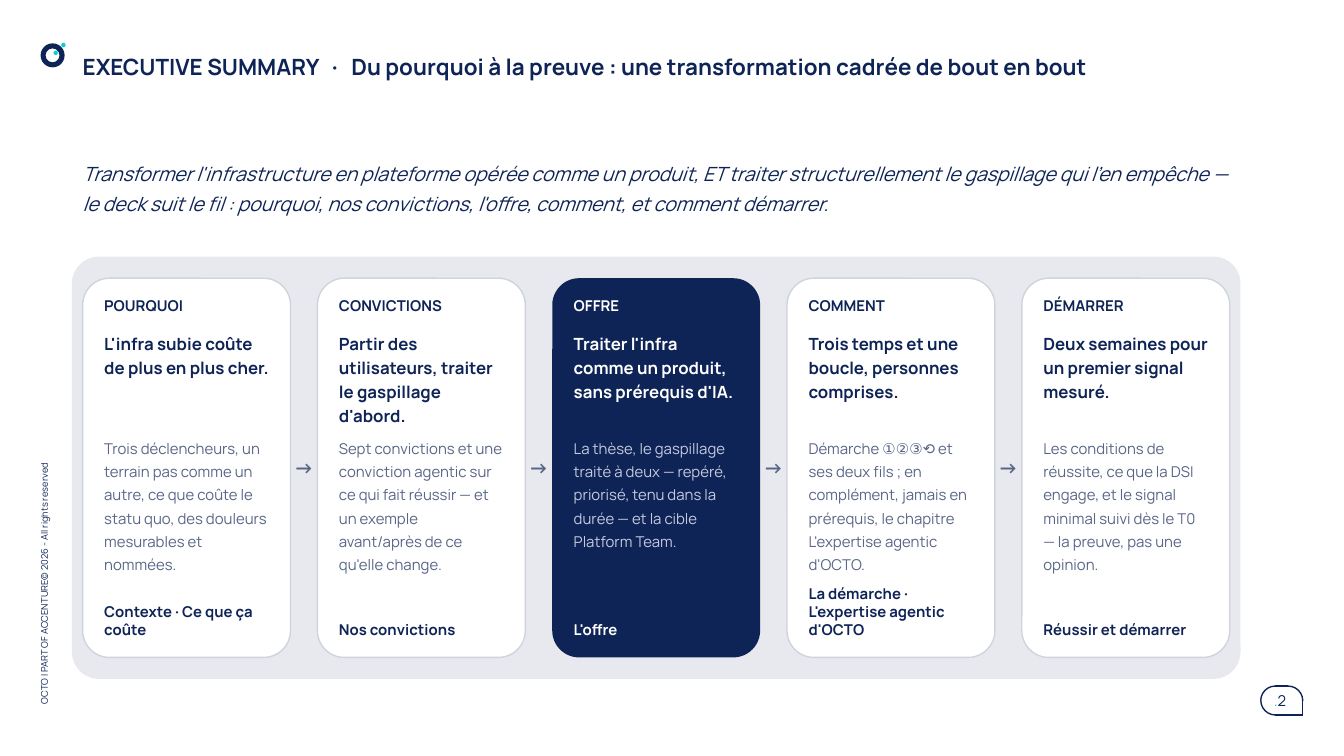
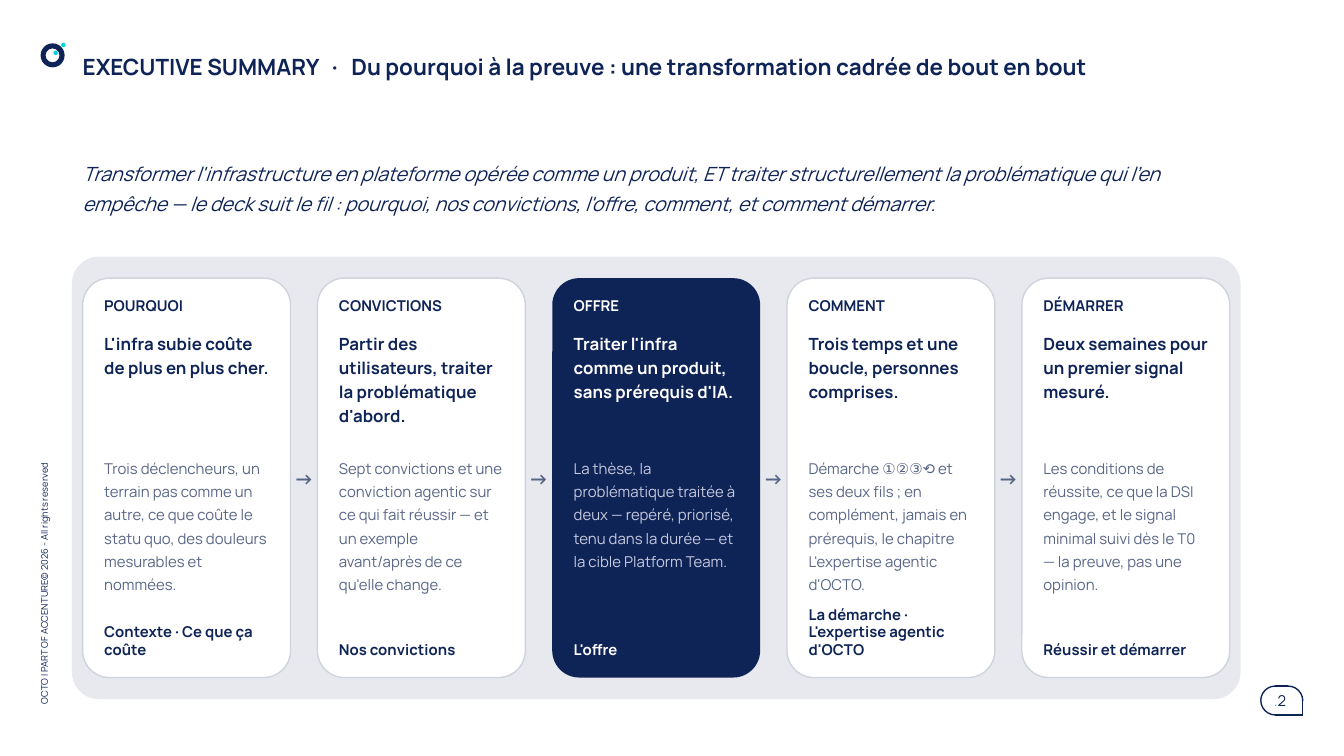
Before and after one commit to claudecamus-dot/Vscode3, a slide deck: slide 2 of docs/cadrage-ppt/bmad-iap-cadrage-synthese.pptx. Drawn at 1344x756 pixels with LibreOffice and Linux fonts; fonts in the diff are those of the drawing. Boxes give left, top, right and bottom in pixels: in the first picture for what was removed or moved away, otherwise in the second. Text is boxed around its words. In the diff, an @@ line names an element or a change of style, - is before the commit and + after.

```diff
--- a/docs/cadrage-ppt/bmad-iap-cadrage-synthese.pptx
+++ b/docs/cadrage-ppt/bmad-iap-cadrage-synthese.pptx
@@ text at [83,165,1160,216]: text changed @@
-Transformer l'infrastructure en plateforme opérée comme un produit, ET traiter structurellement le gaspillage qui l'en empêche — le deck suit le fil : pourquoi, nos convictions, l'offre, comment, et comment démarrer.
+Transformer l'infrastructure en plateforme opérée comme un produit, ET traiter structurellement la problématique qui l'en empêche — le deck suit le fil : pourquoi, nos convictions, l'offre, comment, et comment démarrer.
@@ rounded rectangle: place and size @@
-rounded rectangle at [73,257,1242,679]
+rounded rectangle at [73,257,1242,699]
@@ rounded rectangle at [73,257,1242,699]: proportions changed @@
@@ rounded rectangle: place and size @@
-rounded rectangle at [82,278,290,657]
+rounded rectangle at [82,278,290,677]
@@ rounded rectangle: place and size @@
-rounded rectangle at [317,278,526,657]
+rounded rectangle at [317,278,526,677]
@@ rounded rectangle: place and size @@
-rounded rectangle at [552,278,761,657]
+rounded rectangle at [552,278,761,677]
@@ rounded rectangle: place and size @@
-rounded rectangle at [788,278,996,657]
+rounded rectangle at [788,278,996,677]
@@ rounded rectangle: place and size @@
-rounded rectangle at [1021,278,1230,657]
+rounded rectangle at [1021,278,1230,677]
@@ text at [339,337,493,423]: text changed @@
-Partir des utilisateurs, traiter le gaspillage d'abord.
+Partir des utilisateurs, traiter la problématique d'abord.
@@ text at [574,462,735,567]: text changed @@
-La thèse, le gaspillage traité à deux — repéré, priorisé, tenu dans la durée — et la cible Platform Team.
+La thèse, la problématique traitée à deux — repéré, priorisé, tenu dans la durée — et la cible Platform Team.
@@ 4 texts: place and size @@
-4 texts at [288,452,1024,484]
+4 texts at [288,462,1024,495]
@@ 9 texts: place and size @@
-9 texts at [104,442,1195,636]
+9 texts at [104,462,1195,656]
```
Also in this commit, not shown: 16 other slides changed, 3 other files.
